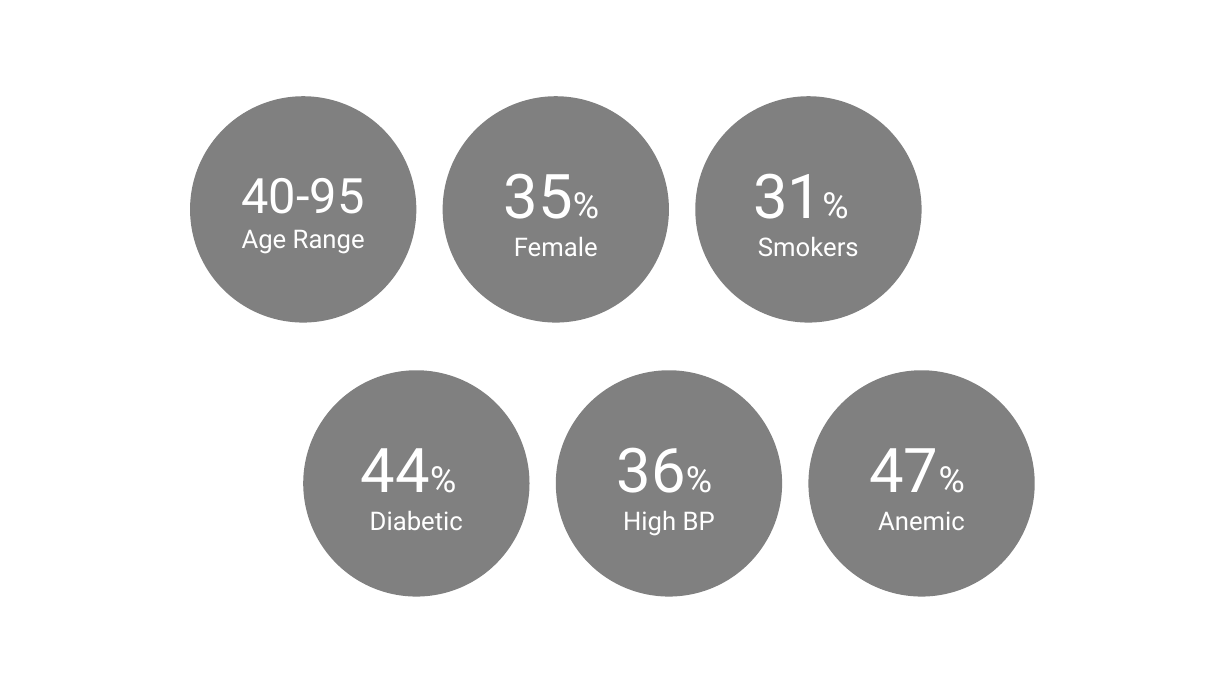
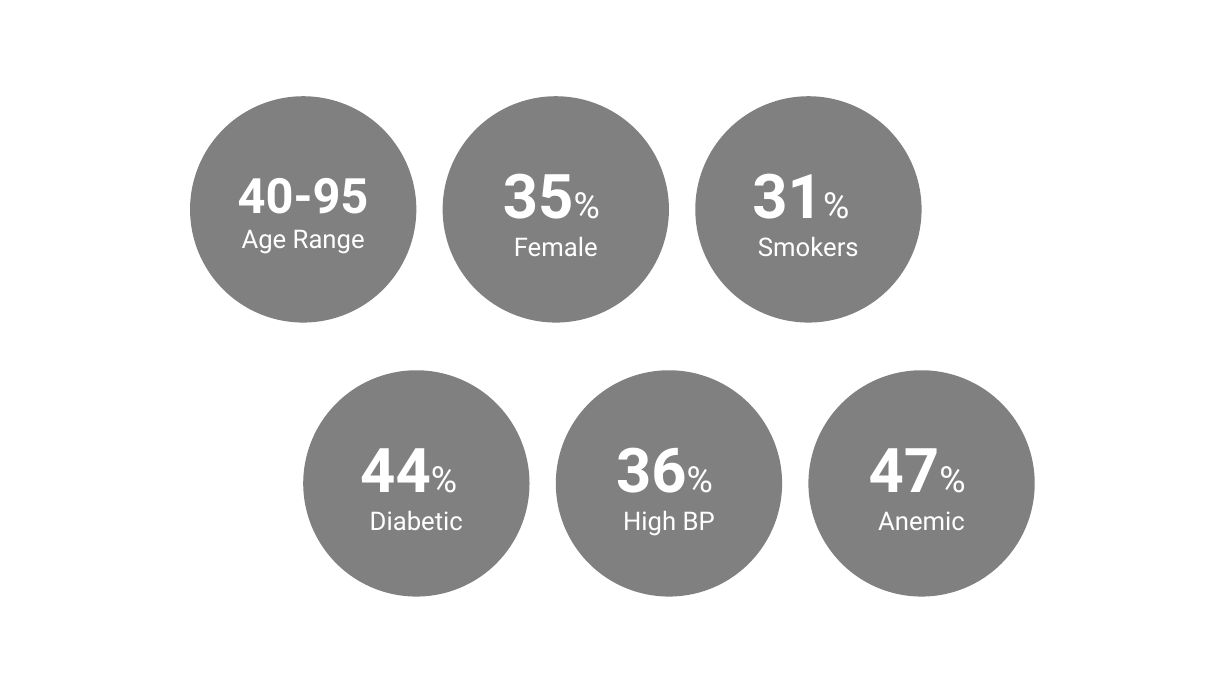
Before and after one commit to jainanupam/heart-failure-prediction, a slide deck: slide 4 of Presentation.pptx (slide 3 before the commit). Drawn at 1232x693 pixels with LibreOffice and Linux fonts; fonts in the diff are those of the drawing. Boxes give left, top, right and bottom in pixels: in the first picture for what was removed or moved away, otherwise in the second. Text is boxed around its words. In the diff, an @@ line names an element or a change of style, - is before the commit and + after.

Commit message:
presentation update

```diff
--- a/Presentation.pptx
+++ b/Presentation.pptx
@@ text in ellipse at [238, 178, 369, 214]: bold on in "40-95" @@
@@ text in ellipse at [503, 173, 574, 219]: bold on in "35%" @@
@@ text in ellipse at [752, 173, 823, 219]: bold on in "31%" @@
@@ text in ellipse at [360, 448, 431, 492]: bold on in "44%" @@
@@ text in ellipse at [616, 447, 687, 493]: bold on in "36%" @@
@@ text in ellipse at [869, 448, 940, 492]: bold on in "47%" @@
```
Also in this commit, not shown: 1 slide added.
